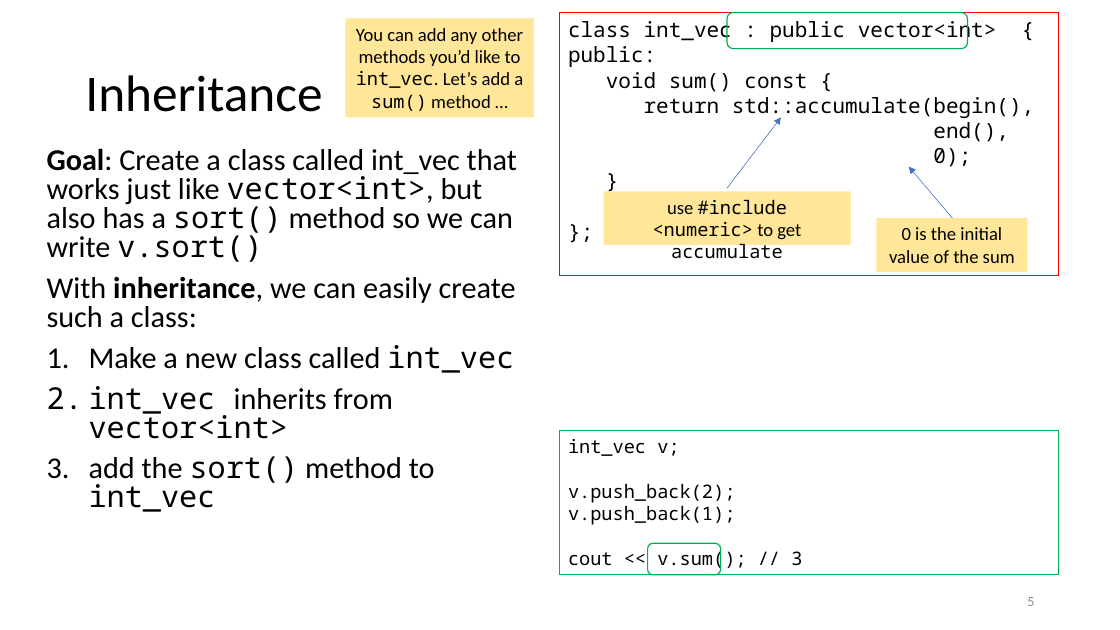
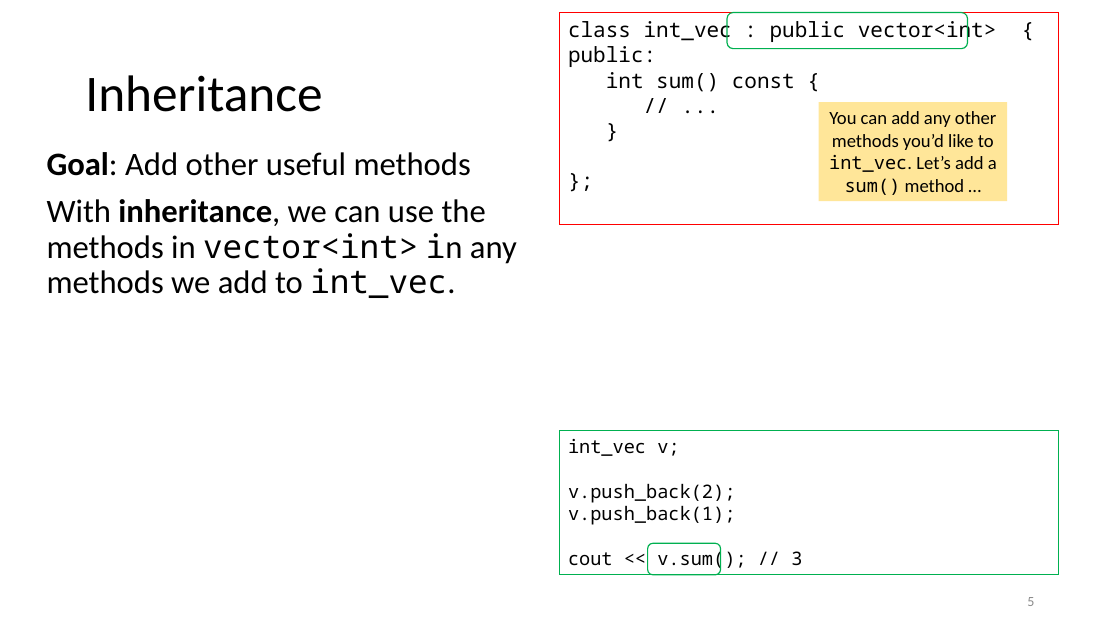
Before and after one commit to tjd1234/cmpt135spring2024, a slide deck: slide 5 of sample_code/week6/week6_cmpt135.pptx. Drawn at 1120x630 pixels with LibreOffice and Linux fonts; fonts in the diff are those of the drawing. Boxes give left, top, right and bottom in pixels: in the first picture for what was removed or moved away, otherwise in the second. Text is boxed around its words. In the diff, an @@ line names an element or a change of style, - is before the commit and + after.

```diff
--- a/sample_code/week6/week6_cmpt135.pptx
+++ b/sample_code/week6/week6_cmpt135.pptx
@@ rectangle "class int_vec : public vector<int> ...": place and size @@
-rectangle "class int_vec : public vector<int> ..." at [560, 13, 1059, 276]
+rectangle "class int_vec : public vector<int> ..." at [560, 13, 1059, 224]
@@ text in rectangle at [568, 46, 795, 92]: text changed @@
-public:
-void sum() const {
-return std::accumulate(begin(),
-end(),
-0);
+public:
+int sum() const {
+// ...
@@ arrow removed from (728, 188) to (781, 118) @@
@@ rectangle "You can add any other ...": place and size @@
-rectangle "You can add any other ..." at [345, 18, 534, 118]
+rectangle "You can add any other ..." at [819, 103, 1008, 202]
@@ text at [47, 152, 517, 298]: text changed; size 25.9 to 28 pt @@
-Goal: Create a class called int_vec that works just like vector<int>, but also has a sort() method so we can write v.sort()
-With inheritance, we can easily create such a class:
-1. Make a new class called int_vec
-2. int_vec inherits from vector<int>
-3. add the sort() method to int_vec
+Goal: Add other useful methods
+With inheritance, we can use the methods in vector<int> in any methods we add to int_vec.
@@ arrow removed from (953, 218) to (909, 166) @@
@@ rectangle removed at [604, 192, 851, 245] @@
-use #include <numeric> to get accumulate
@@ rectangle removed at [876, 218, 1028, 272] @@
-0 is the initial value of the sum
```
Also in this commit, not shown: 28 other slides changed, 6 slides added.
